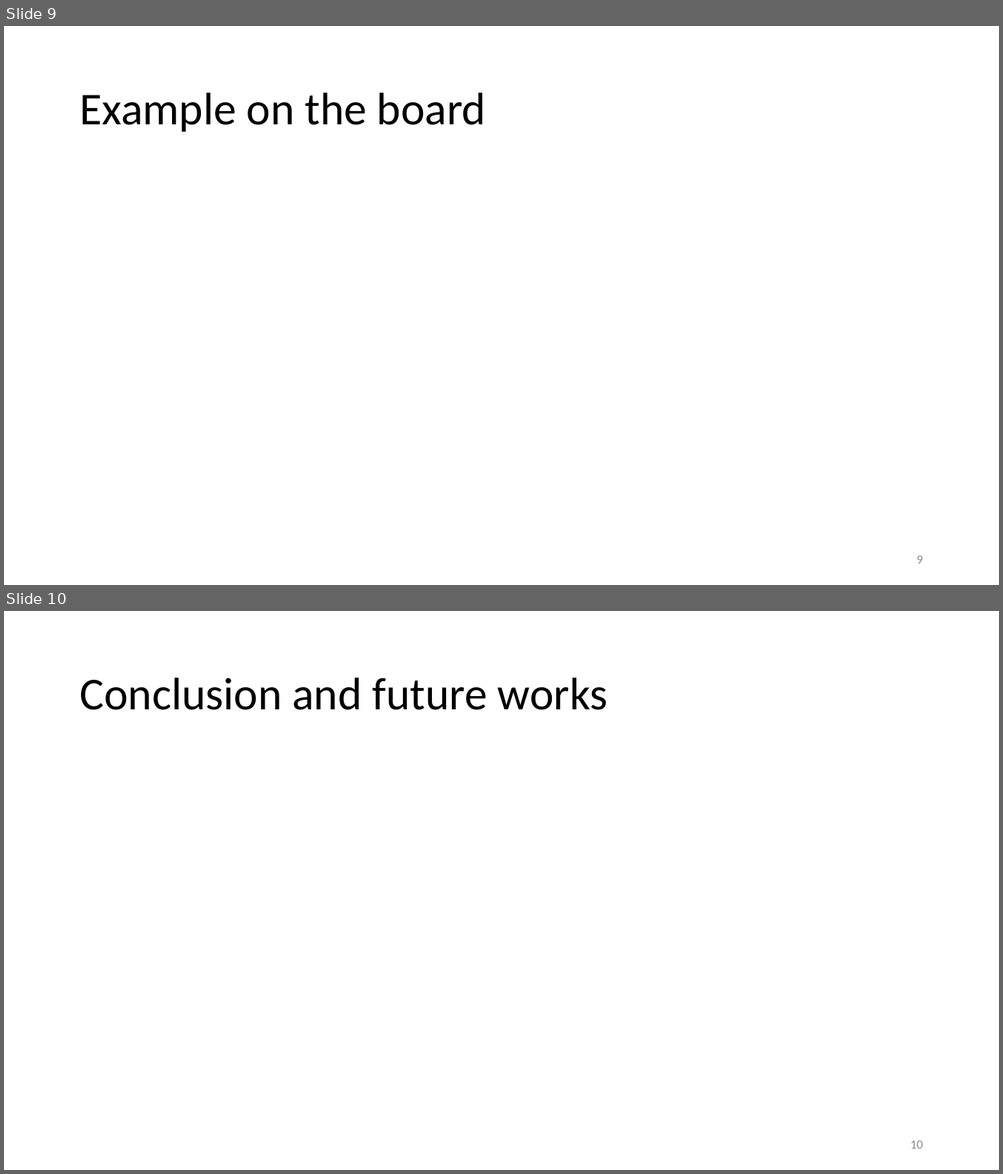
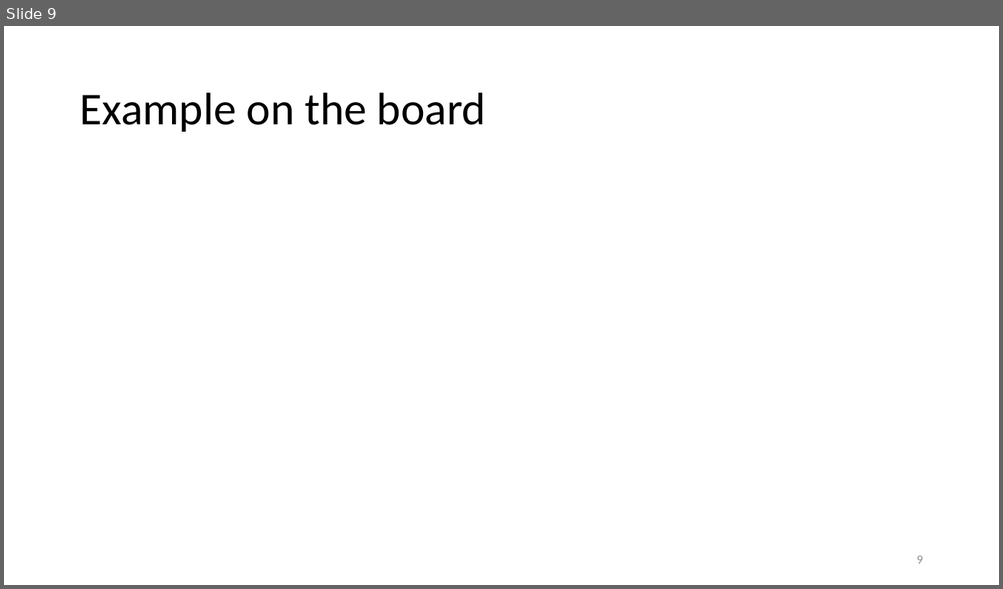
Before and after one commit to elenaroncolino/SEcube-code, a slide deck: Design and Development of a RAM-based PUF.pptx. Shown one above the other, each under a label of ours: slides 9 and 10 before the commit, slide 9 after it. The pictures are 1003x1174 and 1003x589 pixels, drawn with LibreOffice and Linux fonts; fonts in the diff are those of the drawing. Boxes give left, top, right and bottom in pixels: in the first picture for what was removed or moved away, otherwise in the second. Text is boxed around its words. In the diff, an @@ line names an element or a change of style, - is before the commit and + after.

Commit message:
results and conclusions

```diff
--- a/Design and Development of a RAM-based PUF.pptx
+++ b/Design and Development of a RAM-based PUF.pptx
@@ slide 10 removed at [4,611,999,1170], background #FFFFFF @@
@@ title removed at [79,678,608,710] @@
-Conclusion and future works
@@ page number removed at [910,1141,922,1149] @@
-10
```
Also in this commit, not shown: 1 slide added, 5 other files.
